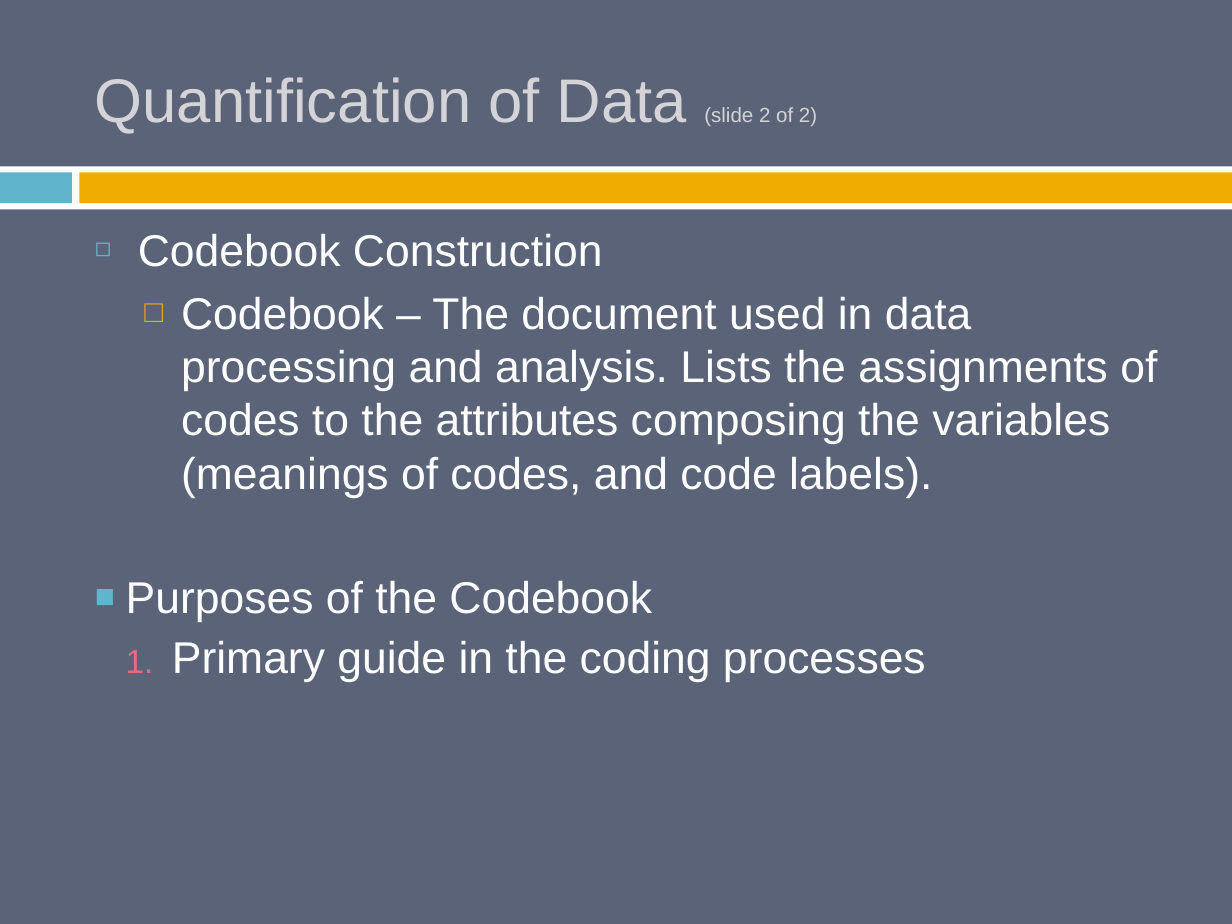
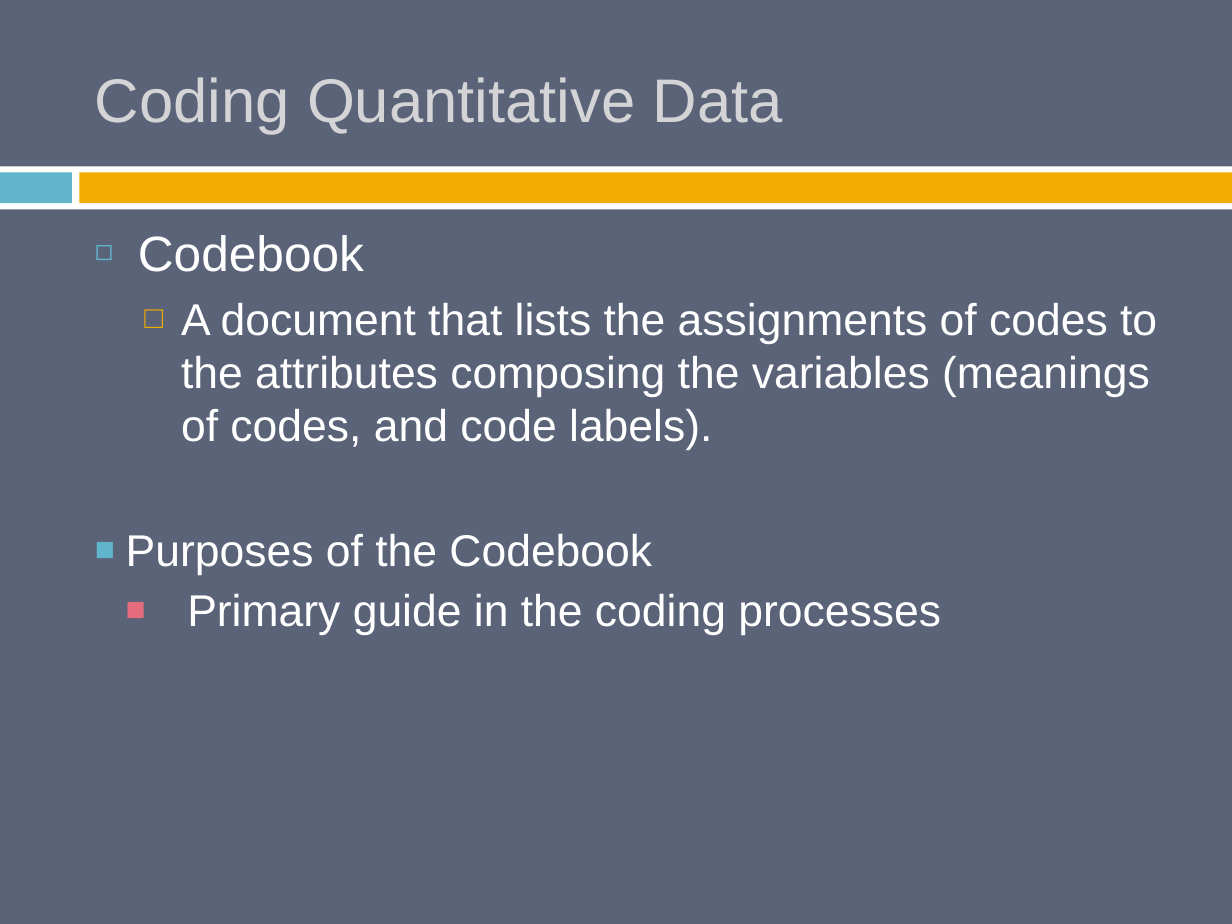
Before and after one commit to burrelvannjr/methods_csuf, a slide deck: slide 6 of ppts/old/Babbie_7e_PPT_ch_14.pptx. Drawn at 1232x924 pixels with LibreOffice and Linux fonts; fonts in the diff are those of the drawing. Boxes give left, top, right and bottom in pixels: in the first picture for what was removed or moved away, otherwise in the second. Text is boxed around its words. In the diff, an @@ line names an element or a change of style, - is before the commit and + after.

```diff
--- a/ppts/old/Babbie_7e_PPT_ch_14.pptx
+++ b/ppts/old/Babbie_7e_PPT_ch_14.pptx
@@ title at [95,77,783,133]: text changed @@
-Quantification of Data (slide 2 of 2)
+Coding Quantitative Data
@@ text at [138,235,1157,450]: text changed @@
-◻ Codebook Construction
-  □ Codebook – The document used in data processing and analysis. Lists the assignments of codes to the attributes composing the variables (meanings of codes, and code labels).
+◻ Codebook
+  □ A document that lists the assignments of codes to the attributes composing the variables (meanings of codes, and code labels).
@@ text at [187,594,941,635]: bullet 1. to ■ @@
```
Also in this commit, not shown: 25 other slides changed, 4 slides added, 31 other files.
